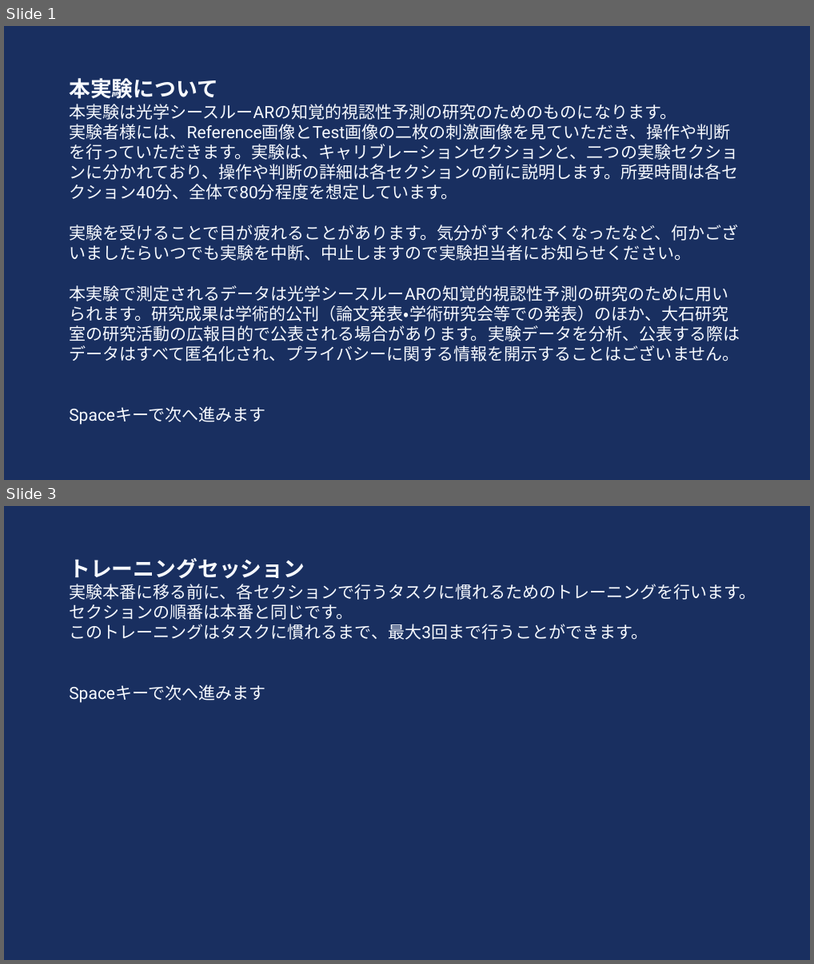
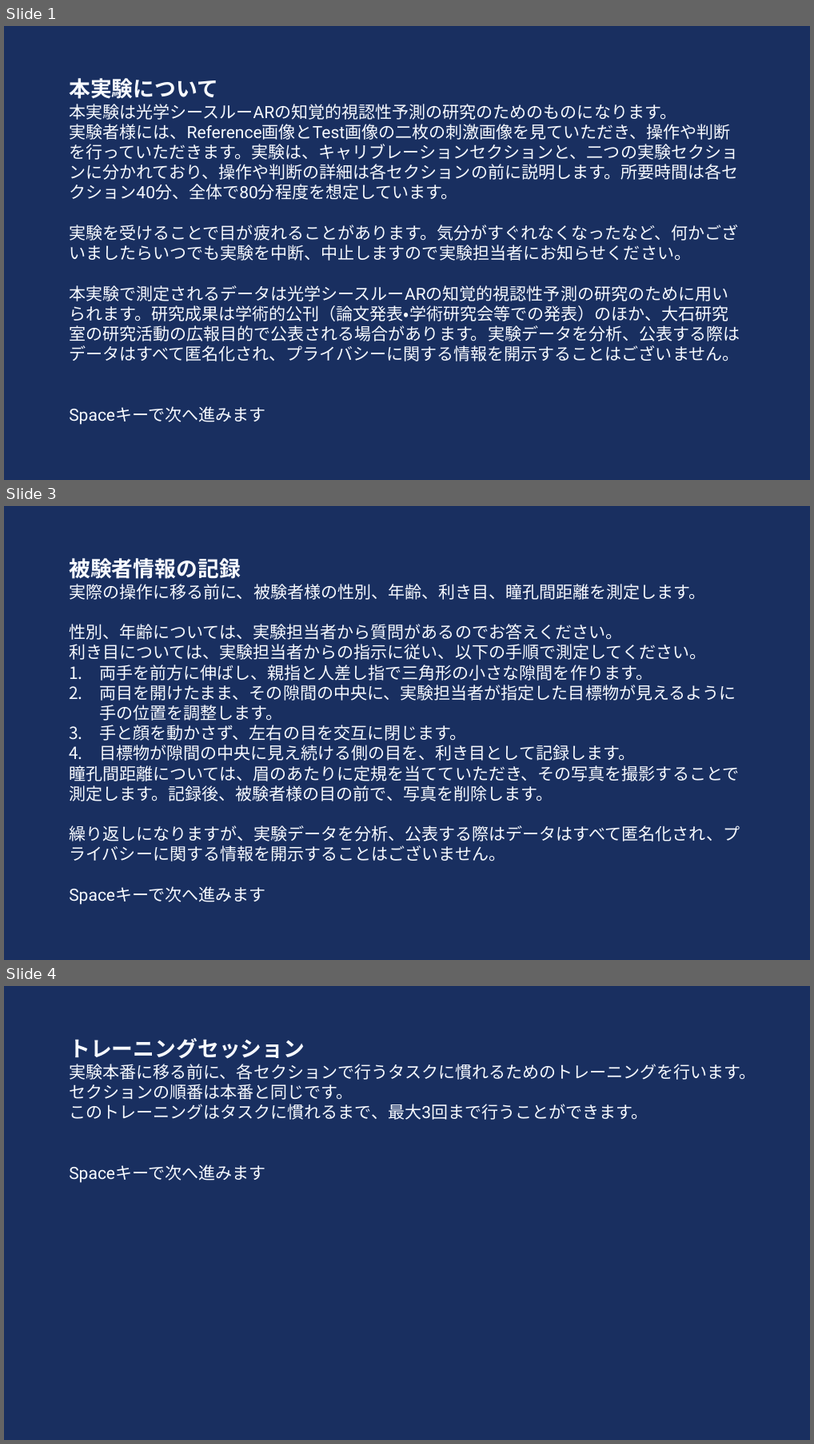
Before and after one commit to HAMADAKAZUKI2423/lab, a slide deck: tex/ethicsreview/ethics_review_visibility/別紙2評価実験説明.pptx. Shown one above the other, each under a label of ours: slides 1 and 3 before the commit, slides 1, 3 and 4 after it; the slides between them are not shown. The pictures are 814x964 and 814x1444 pixels, drawn with LibreOffice and Linux fonts; fonts in the diff are those of the drawing. Boxes give left, top, right and bottom in pixels: in the first picture for what was removed or moved away, otherwise in the second. Text is boxed around its words. In the diff, an @@ line names an element or a change of style, - is before the commit and + after.

Commit message:
feat: 被験者情報取得のスライド追加

```diff
--- a/tex/ethicsreview/ethics_review_visibility/別紙2評価実験説明.pptx
+++ b/tex/ethicsreview/ethics_review_visibility/別紙2評価実験説明.pptx
@@ slide 3 added at bbox=[4, 506, 810, 960], background #192F60 @@
@@ text added at bbox=[69, 558, 740, 904], 20 pt, text #F7FAFF @@
+被験者情報の記録
+実際の操作に移る前に、被験者様の性別、年齢、利き目、瞳孔間距離を測定します。
+性別、年齢については、実験担当者から質問があるのでお答えください。
+利き目については、実験担当者からの指示に従い、以下の手順で測定してください。
+1. 両手を前方に伸ばし、親指と人差し指で三角形の小さな隙間を作ります。
+2. 両目を開けたまま、その隙間の中央に、実験担当者が指定した目標物が見えるように手の位置を調整します。
+3. 手と顔を動かさず、左右の目を交互に閉じます。
+4. 目標物が隙間の中央に見え続ける側の目を、利き目として記録します。
+瞳孔間距離については、眉のあたりに定規を当てていただき、その写真を撮影することで測定します。記録後、被験者様の目の前で、写真を削除します。
+繰り返しになりますが、実験データを分析、公表する際はデータはすべて匿名化され、プライバシーに関する情報を開示することはございません。
+Spaceキーで次へ進みます
@@ what was slide 3 is now slide 4 @@
```
Also in this commit, not shown: 1 slide changed, 1 other slide added.
